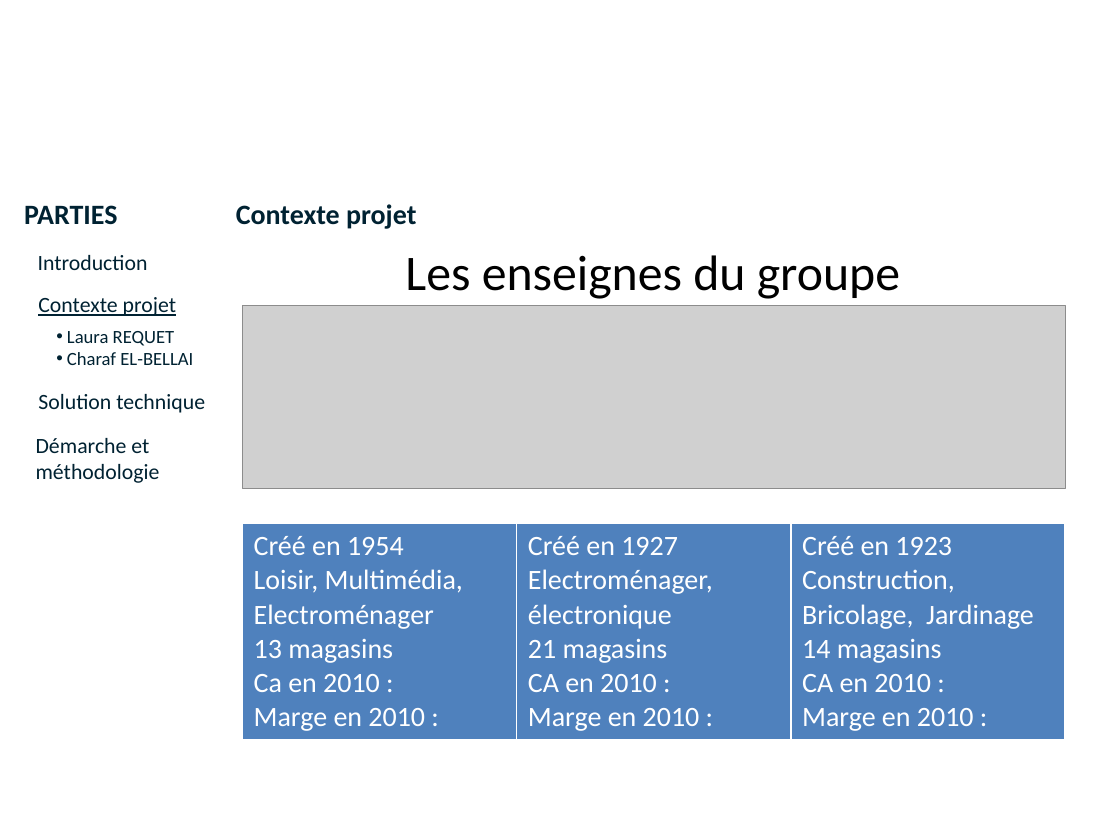
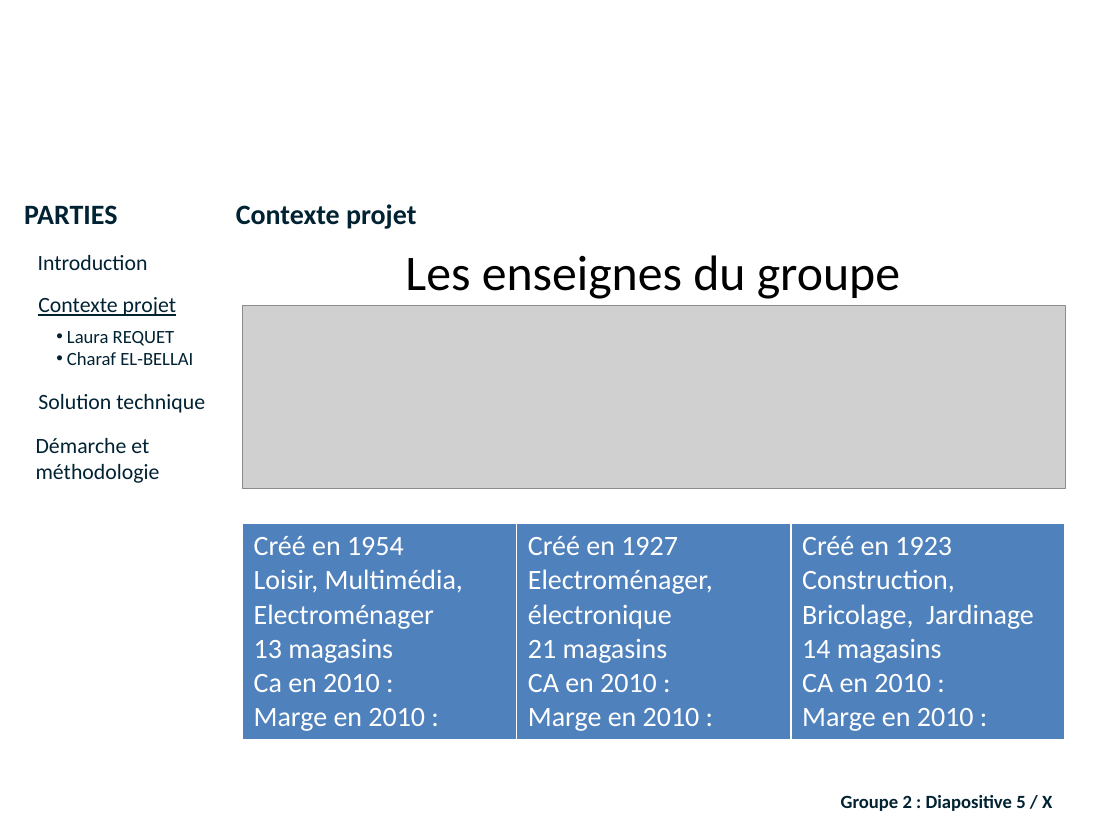
Before and after one commit to lobtec/dartiesgroupe2, a slide deck: slide 5 of PROJET/Soutenance Finale/Présentation finale.pptx. Drawn at 1120x840 pixels with LibreOffice and Linux fonts; fonts in the diff are those of the drawing; grey boxes stand for pictures; background and template pictures are left out. Boxes give left, top, right and bottom in pixels: in the first picture for what was removed or moved away, otherwise in the second. Text is boxed around its words. In the diff, an @@ line names an element or a change of style, - is before the commit and + after.

```diff
--- a/PROJET/Soutenance Finale/Présentation finale.pptx
+++ b/PROJET/Soutenance Finale/Présentation finale.pptx
@@ text added at <box>841,795,1052,811</box>, 12 pt, text #002232, bold @@
+Groupe 2 : Diapositive 5 / X
```
Also in this commit, not shown: 5 other slides changed, 28 slides added, 2 slides removed.
